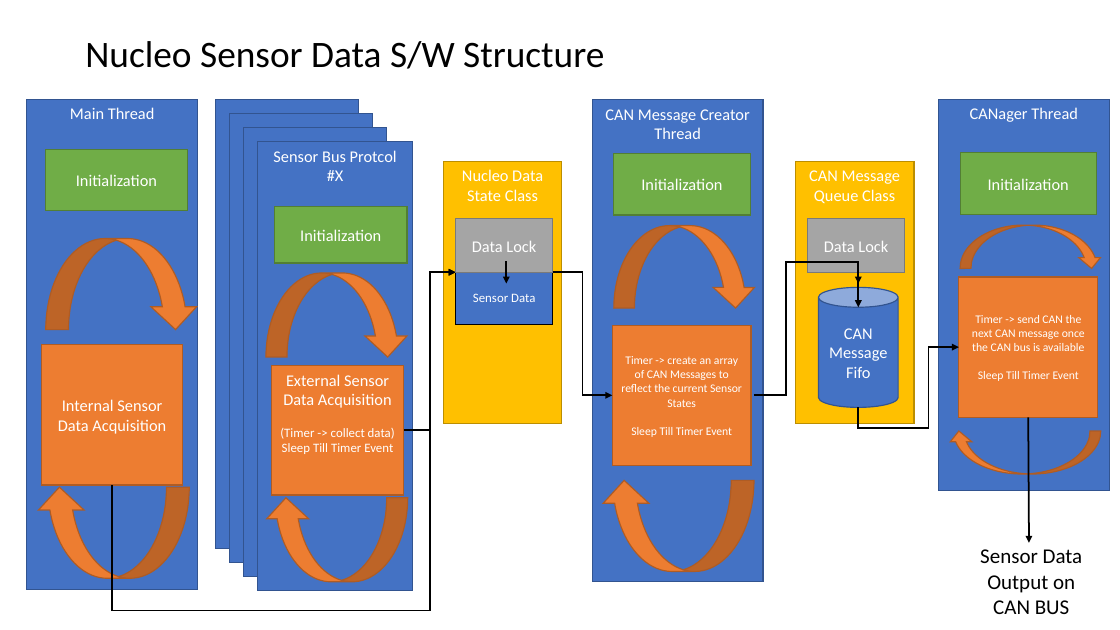
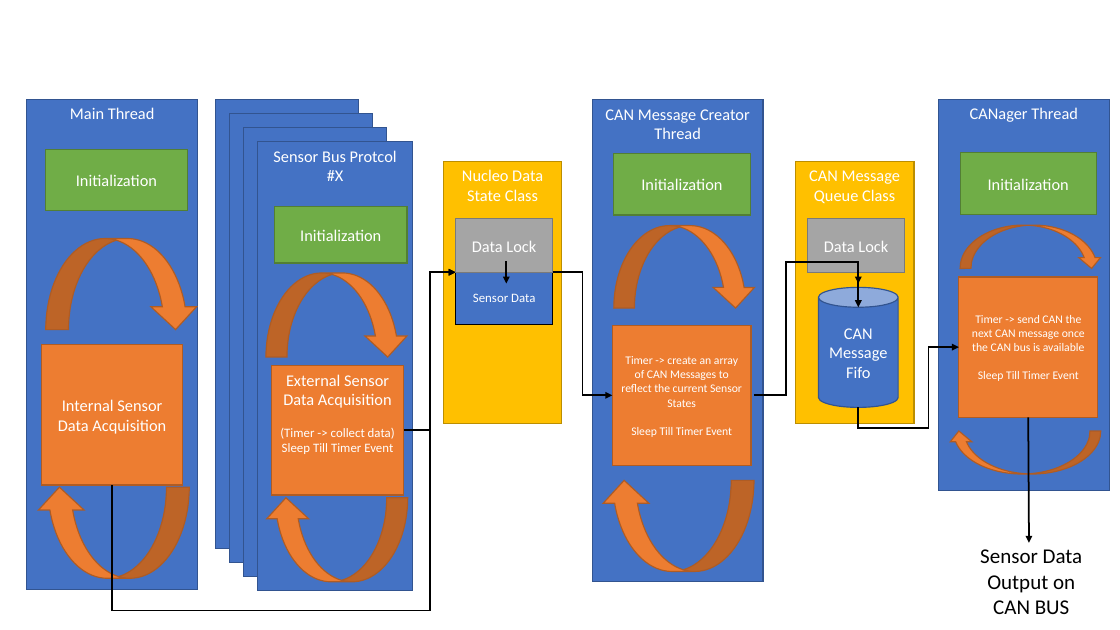
Before and after one commit to christian7137/SolarCarProject, a slide deck: slide 1 of new_acquisition/nucleo data flow and sw structure.pptx. Drawn at 1120x630 pixels with LibreOffice and Linux fonts; fonts in the diff are those of the drawing. Boxes give left, top, right and bottom in pixels: in the first picture for what was removed or moved away, otherwise in the second. Text is boxed around its words. In the diff, an @@ line names an element or a change of style, - is before the commit and + after.

```diff
--- a/new_acquisition/nucleo data flow and sw structure.pptx
+++ b/new_acquisition/nucleo data flow and sw structure.pptx
@@ title removed at [85, 41, 604, 69] @@
-Nucleo Sensor Data S/W Structure
```
Also in this commit, not shown: 1 slide added.
